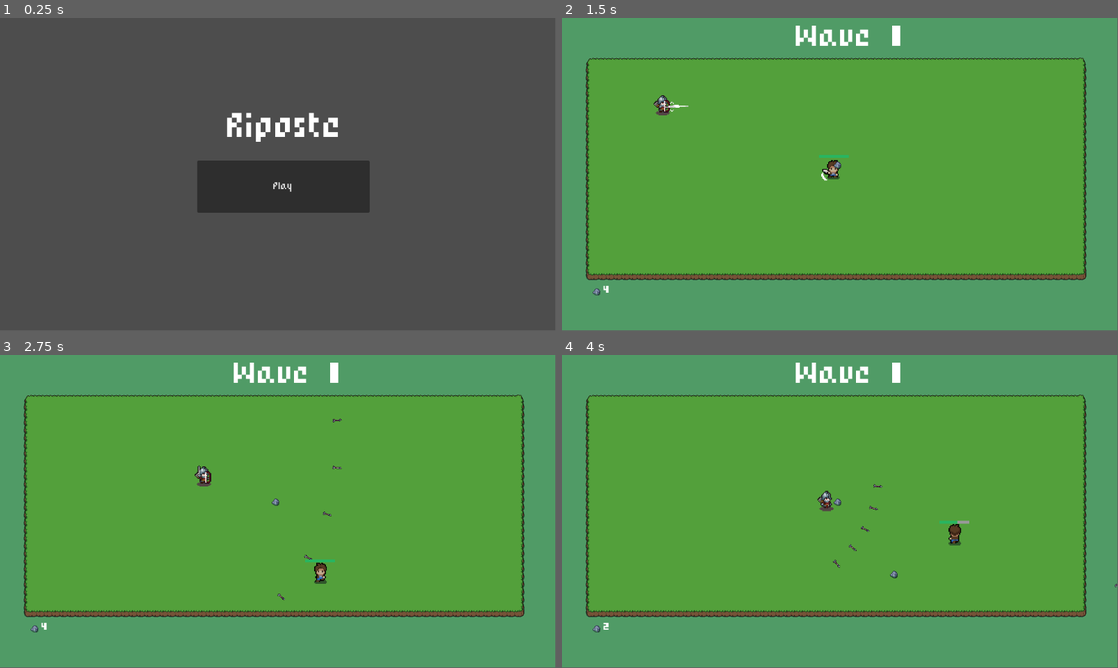
Above: before the commit, frames 1-4 (two rows, left to right).
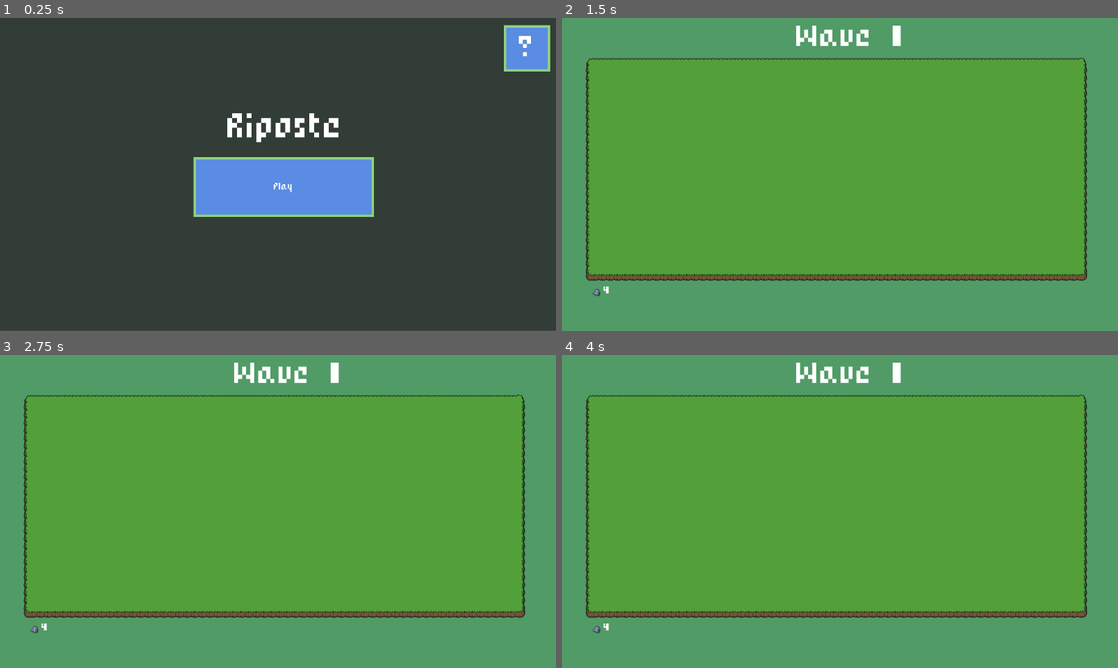
Above: after the commit, the same moments.

Repository: pradyumngoel/Riposte
Game: Godot game, scene res://scenes/start_screen.tscn
The game is run twice, just before and just after one commit, with the same random seed, the same clock (stepped at 60 frames per second) and the same inputs.
Inputs (mouse positions are in pixels of both pictures, inside the frame that each line leads up to):
- Up to frame 1 (0.25 s): no input
- Up to frame 2 (1.5 s): click "Play" at 0.5 s; tap Enter (ui_accept) at 1.25 s; move the mouse to (962, 158) at 1.27 s; hold D (right) from 1.28 s (still down); click (962, 158) at 1.35 s
- Up to frame 3 (2.75 s): tap Enter (ui_accept) at 1.52, 2.27 s; move the mouse to (166, 527) at 2.02 s; release D (right) at 2.03 s; hold S (down) from 2.03 s (still down); right-click (166, 527) at 2.1 s
- Up to frame 4 (4 s): move the mouse to (895, 442) at 2.77 s; release S (down) at 2.78 s; hold D (right) 2.78-3.53 s; click (895, 442) at 2.85 s; move the mouse to (812, 574) at 3.52 s; hold W (up) from 3.53 s (still down); right-click (812, 574) at 3.6 s; tap Enter (ui_accept) at 3.77 s
In our replay, the window is 799x449 before the commit and 800x450 after it. These sizes can differ from the game's own. Grey fills any space a smaller window leaves; there, only what the larger window draws over its background counts as a difference.

The runs differ from the first frame. In frame 1, 99% of the frame differs, in the area x 0-100%, y 0-100%; in frame 2, 2.2%; in frame 3, 2.2%; in frame 4, 2.3%.
Error after the commit: Parse Error: Expected closing ")" after call arguments. (res://scripts/world.gd:22)

Commit message:
Added Quality of Life stuff

Diff:
--- /dev/null
+++ b/panel_base.tres
@@ -0,0 +1,13 @@
+[gd_resource type="StyleBoxFlat" format=3 uid="uid://dblt7l2vf3g4f"]
+
+[resource]
+bg_color = Color(0.34902, 0.54902, 0.886275, 1)
+border_width_left = 5
+border_width_top = 5
+border_width_right = 5
+border_width_bottom = 5
+border_color = Color(0.564706, 0.823529, 0.486275, 1)
+expand_margin_left = 8.0
+expand_margin_top = 8.0
+expand_margin_right = 8.0
+expand_margin_bottom = 8.0
--- /dev/null
+++ b/panel_hovered.tres
@@ -0,0 +1,4 @@
+[gd_resource type="StyleBoxFlat" format=3 uid="uid://c08i5om5s0gkl"]
+
+[resource]
+bg_color = Color(0.615686, 0.741176, 0.956863, 1)
--- a/project.godot
+++ b/project.godot
@@ -10,7 +10,7 @@
 
 [application]
 
-config/name="Riposte"
+config/name="RiposteGit"
 config/description="A	game where you have no power of your own but must others powers back onto them
 Left mouse: Place spike
 Right mouse: Parry
@@ -25,36 +25,47 @@
 
 Global="*res://scripts/global.gd"
 
+[display]
+
+window/size/mode=3
+window/stretch/mode="viewport"
+
 [input]
 
 up={
 "deadzone": 0.5,
 "events": [Object(InputEventKey,"resource_local_to_scene":false,"resource_name":"","device":-1,"window_id":0,"alt_pressed":false,"shift_pressed":false,"ctrl_pressed":false,"meta_pressed":false,"pressed":false,"keycode":0,"physical_keycode":87,"key_label":0,"unicode":119,"echo":false,"script":null)
+, Object(InputEventKey,"resource_local_to_scene":false,"resource_name":"","device":0,"window_id":0,"alt_pressed":false,"shift_pressed":false,"ctrl_pressed":false,"meta_pressed":false,"pressed":false,"keycode":0,"physical_keycode":4194320,"key_label":0,"unicode":0,"echo":false,"script":null)
 ]
 }
 left={
 "deadzone": 0.5,
 "events": [Object(InputEventKey,"resource_local_to_scene":false,"resource_name":"","device":-1,"window_id":0,"alt_pressed":false,"shift_pressed":false,"ctrl_pressed":false,"meta_pressed":false,"pressed":false,"keycode":0,"physical_keycode":65,"key_label":0,"unicode":97,"echo":false,"script":null)
+, Object(InputEventKey,"resource_local_to_scene":false,"resource_name":"","device":0,"window_id":0,"alt_pressed":false,"shift_pressed":false,"ctrl_pressed":false,"meta_pressed":false,"pressed":false,"keycode":0,"physical_keycode":4194319,"key_label":0,"unicode":0,"echo":false,"script":null)
 ]
 }
 down={
 "deadzone": 0.5,
 "events": [Object(InputEventKey,"resource_local_to_scene":false,"resource_name":"","device":-1,"window_id":0,"alt_pressed":false,"shift_pressed":false,"ctrl_pressed":false,"meta_pressed":false,"pressed":false,"keycode":0,"physical_keycode":83,"key_label":0,"unicode":115,"echo":false,"script":null)
+, Object(InputEventKey,"resource_local_to_scene":false,"resource_name":"","device":0,"window_id":0,"alt_pressed":false,"shift_pressed":false,"ctrl_pressed":false,"meta_pressed":false,"pressed":false,"keycode":0,"physical_keycode":4194322,"key_label":0,"unicode":0,"echo":false,"script":null)
 ]
 }
 right={
 "deadzone": 0.5,
 "events": [Object(InputEventKey,"resource_local_to_scene":false,"resource_name":"","device":-1,"window_id":0,"alt_pressed":false,"shift_pressed":false,"ctrl_pressed":false,"meta_pressed":false,"pressed":false,"keycode":0,"physical_keycode":68,"key_label":0,"unicode":100,"echo":false,"script":null)
+, Object(InputEventKey,"resource_local_to_scene":false,"resource_name":"","device":0,"window_id":0,"alt_pressed":false,"shift_pressed":false,"ctrl_pressed":false,"meta_pressed":false,"pressed":false,"keycode":0,"physical_keycode":4194321,"key_label":0,"unicode":0,"echo":false,"script":null)
 ]
 }
 rmb={
 "deadzone": 0.5,
 "events": [Object(InputEventMouseButton,"resource_local_to_scene":false,"resource_name":"","device":-1,"window_id":0,"a …(253 unchanged characters)…
+, Object(InputEventKey,"resource_local_to_scene":false,"resource_name":"","device":-1,"window_id":0,"alt_pressed":false,"shift_pressed":false,"ctrl_pressed":false,"meta_pressed":false,"pressed":false,"keycode":0,"physical_keycode":69,"key_label":0,"unicode":101,"echo":false,"script":null)
 ]
 }
 lmb={
 "deadzone": 0.5,
 "events": [Object(InputEventMouseButton,"resource_local_to_scene":false,"resource_name":"","device":-1,"window_id":0,"a …(253 unchanged characters)…
+, Object(InputEventKey,"resource_local_to_scene":false,"resource_name":"","device":-1,"window_id":0,"alt_pressed":false,"shift_pressed":false,"ctrl_pressed":false,"meta_pressed":false,"pressed":false,"keycode":0,"physical_keycode":82,"key_label":0,"unicode":114,"echo":false,"script":null)
 ]
 }
 
--- a/scenes/start_screen.tscn
+++ b/scenes/start_screen.tscn
@@ -1,20 +1,34 @@
-[gd_scene load_steps=3 format=3 uid="uid://gc7so26gi605"]
+[gd_scene load_steps=4 format=3 uid="uid://gc7so26gi605"]
 
 [ext_resource type="Script" path="res://scripts/start_screen.gd" id="1_sfcl4"]
 [ext_resource type="FontFile" uid="uid://b7ykq8mnp88t6" path="res://pixel_rpg.ttf" id="2_ifk7o"]
+[ext_resource type="Theme" uid="uid://bx7s8dex6xyrr" path="res://theme.tres" id="3_dddr1"]
 
 [node name="startScreen" type="Node2D"]
 script = ExtResource("1_sfcl4")
 
-[node name="Button" type="Button" parent="."]
+[node name="ColorRect" type="ColorRect" parent="."]
+offset_right = 1152.0
+offset_bottom = 647.0
+color = Color(0.192157, 0.239216, 0.211765, 1)
+
+[node name="Control" type="Control" parent="."]
+z_index = 5
+layout_mode = 3
+anchors_preset = 0
+offset_right = 40.0
+offset_bottom = 40.0
+
+[node name="Button" type="Button" parent="Control"]
 offset_left = 409.0
 offset_top = 296.0
 offset_right = 767.0
 offset_bottom = 404.0
+theme = ExtResource("3_dddr1")
 theme_override_fonts/font = ExtResource("2_ifk7o")
 text = "Play"
 
-[node name="Label" type="Label" parent="."]
+[node name="Label" type="Label" parent="Control"]
 offset_left = 394.0
 offset_top = 197.0
 offset_right = 789.0
@@ -25,4 +39,50 @@
 "
 horizontal_alignment = 1
 
-[connection signal="pressed" from="Button" to="." method="_on_button_pressed"]
+[node name="help" type="Label" parent="Control"]
+layout_mode = 1
+anchors_preset = 8
+anchor_left = 0.5
+anchor_top = 0.5
+anchor_right = 0.5
+anchor_bottom = 0.5
+offset_left = 1032.0
+offset_top = 3.0
+offset_right = 1112.0
+offset_bottom = 83.0
+grow_horizontal = 2
+grow_vertical = 2
+mouse_filter = 0
+theme = ExtResource("3_dddr1")
+theme_override_fonts/font = ExtResource("2_ifk7o")
+theme_override_font_sizes/font_size = 50
+text = "?"
+horizontal_alignment = 1
+vertical_alignment = 1
+
+[node name="helpText" type="Label" parent="Control"]
+visible = false
+offset_left = 113.0
+offset_top = 87.0
+offset_right = 1024.0
+offset_bottom = 549.0
+theme = ExtResource("3_dddr1")
+theme_override_colors/font_color = Color(1, 1, 1, 1)
+theme_override_fonts/font = ExtResource("2_ifk7o")
+theme_override_font_sizes/font_size = 25
+text = "You are stuck in a post-apocalyptic world
+The only weapon you have is your trusty parry
+
+Movement: W,A,S,D or Arrow keys
+Parry: Right click or E
+Area Parry: Space
+Place obstacle: Left click or R
+
+*You may only parry the moment the attack is
+about to hit you"
+horizontal_alignment = 1
+vertical_alignment = 1
+
+[connection signal="pressed" from="Control/Button" to="." method="_on_button_pressed"]
+[connection signal="mouse_entered" from="Control/help" to="." method="_on_help_mouse_entered"]
+[connection signal="mouse_exited" from="Control/help" to="." method="_on_help_mouse_exited"]
--- a/scenes/win_screen.tscn
+++ b/scenes/win_screen.tscn
@@ -1,20 +1,25 @@
-[gd_scene load_steps=3 format=3 uid="uid://dtve6mk883gqn"]
+[gd_scene load_steps=4 format=3 uid="uid://dtve6mk883gqn"]
 
 [ext_resource type="Script" path="res://scripts/win_screen.gd" id="1_jikyw"]
+[ext_resource type="Theme" uid="uid://bx7s8dex6xyrr" path="res://theme.tres" id="2_2gcbx"]
 [ext_resource type="FontFile" uid="uid://b7ykq8mnp88t6" path="res://pixel_rpg.ttf" id="2_wpfty"]
 
 [node name="winScreen" type="Node2D"]
 script = ExtResource("1_jikyw")
 
-[node name="Button" type="Button" parent="."]
-offset_left = 373.0
-offset_top = 307.0
-offset_right = 786.0
-offset_bottom = 422.0
-theme_override_fonts/font = ExtResource("2_wpfty")
-text = "Play Again"
+[node name="ColorRect" type="ColorRect" parent="."]
+offset_right = 1156.0
+offset_bottom = 671.0
+color = Color(0.192157, 0.239216, 0.211765, 1)
 
-[node name="Label" type="Label" parent="."]
+[node name="Control" type="Control" parent="."]
+z_index = 5
+layout_mode = 3
+anchors_preset = 0
+offset_right = 40.0
+offset_bottom = 40.0
+
+[node name="Label" type="Label" parent="Control"]
 offset_left = 438.0
 offset_top = 227.0
 offset_right = 720.0
@@ -23,4 +28,19 @@
 theme_override_font_sizes/font_size = 50
 text = "YOU WIN!"
 
-[connection signal="pressed" from="Button" to="." method="_on_button_pressed"]
+[node name="Button" type="Button" parent="Control"]
+offset_left = 373.0
+offset_top = 307.0
+offset_right = 786.0
+offset_bottom = 422.0
+theme = ExtResource("2_2gcbx")
+theme_override_colors/font_color = Color(1, 1, 1, 1)
+theme_override_colors/font_pressed_color = Color(1, 1, 1, 1)
+theme_override_colors/font_hover_color = Color(1, 1, 1, 1)
+theme_override_colors/font_focus_color = Color(1, 1, 1, 1)
+theme_override_colors/font_hover_pressed_color = Color(1, 1, 1, 1)
+theme_override_colors/font_disabled_color = Color(1, 1, 1, 1)
+theme_override_fonts/font = ExtResource("2_wpfty")
+text = "Play Again"
+
+[connection signal="pressed" from="Control/Button" to="." method="_on_button_pressed"]
--- a/scripts/start_screen.gd
+++ b/scripts/start_screen.gd
@@ -1,4 +1,11 @@
 extends Node2D
+
+@onready var help = $Control/help
+@onready var help_text = $Control/helpText
+@onready var panel = $Control/Panel
+
+const PANEL_BASE = preload("res://panel_base.tres")
+const PANEL_HOVERED = preload("res://panel_hovered.tres")
 
 func _on_button_pressed():
 	Global.levelNumber = 1
@@ -6,3 +13,9 @@
 	Global.died = false
 	Global.spikes = 4
 	get_tree().change_scene_to_file("res://scenes/world.tscn")
+
+func _on_help_mouse_entered():
+	help_text.show()
+
+func _on_help_mouse_exited():
+	help_text.hide()
--- a/scripts/world.gd
+++ b/scripts/world.gd
@@ -12,13 +12,15 @@
 var enemy = preload("res://scenes/enemy.tscn")
 
 var spawns;
-var levels = [1, 6, 4, 6, 1, 4, 6, 4, 1, 0]
+var levels = [4, 6, 0]#, 6, 1, 4, 6, 4, 1, 0]
 var enemies = []
 
 var player = preload("res://scenes/player.tscn")
 var playerInstance
 
 func _ready():
+	OS.set_window_title(ProjectSettings.get_setting("application/config/name") + " without debug :-)"
+
 	spawns = [spawn1, spawn2, spawn3, spawn4, spawn5, spawn6]
 	playerInstance = player.instantiate()
 	add_child(playerInstance)
--- /dev/null
+++ b/theme.tres
@@ -0,0 +1,80 @@
+[gd_resource type="Theme" load_steps=7 format=3 uid="uid://bx7s8dex6xyrr"]
+
+[ext_resource type="StyleBox" uid="uid://dblt7l2vf3g4f" path="res://panel_base.tres" id="1_pejjd"]
+[ext_resource type="StyleBox" uid="uid://c08i5om5s0gkl" path="res://panel_hovered.tres" id="2_nese4"]
+[ext_resource type="FontFile" uid="uid://b7ykq8mnp88t6" path="res://pixel_rpg.ttf" id="3_ux8n8"]
+
+[sub_resource type="StyleBoxFlat" id="StyleBoxFlat_nhyud"]
+bg_color = Color(0.34902, 0.54902, 0.886275, 1)
+border_width_left = 5
+border_width_top = 5
+border_width_right = 5
+border_width_bottom = 5
+border_color = Color(0.564706, 0.823529, 0.486275, 1)
+expand_margin_left = 8.0
+expand_margin_top = 8.0
+expand_margin_right = 8.0
+expand_margin_bottom = 8.0
+
+[sub_resource type="StyleBoxFlat" id="StyleBoxFlat_3oywd"]
+bg_color = Color(0.454902, 0.631373, 0.92549, 0.74902)
+border_width_left = 5
+border_width_top = 5
+border_width_right = 5
+border_width_bottom = 5
+border_color = Color(0.564706, 0.823529, 0.486275, 1)
+expand_margin_left = 8.0
+expand_margin_top = 8.0
+expand_margin_right = 8.0
+expand_margin_bottom = 8.0
+
+[sub_resource type="StyleBoxFlat" id="StyleBoxFlat_lim4g"]
+bg_color = Color(0.227451, 0.427451, 0.768627, 1)
+border_width_left = 5
+border_width_top = 5
+border_width_right = 5
+border_width_bottom = 5
+border_color = Color(0.564706, 0.823529, 0.486275, 1)
+expand_margin_left = 8.0
+expand_margin_top = 8.0
+expand_margin_right = 8.0
+expand_margin_bottom = 8.0
+
+[resource]
+default_font = ExtResource("3_ux8n8")
+Button/colors/font_color = Color(1, 1, 1, 1)
+Button/colors/font_disabled_color = Color(1, 1, 1, 1)
+Button/colors/font_focus_color = Color(1, 1, 1, 1)
+Button/colors/font_hover_color = Color(1, 1, 1, 1)
+Button/colors/font_hover_pressed_color = Color(1, 1, 1, 1)
+Button/colors/font_outline_color = Color(0, 0, 0, 1)
+Button/colors/font_pressed_color = Color(0, 0, 0, 1)
+Button/colors/icon_disabled_color = Color(0, 0, 0, 1)
+Button/colors/icon_focus_color = Color(0, 0, 0, 1)
+Button/colors/icon_hover_color = Color(0, 0, 0, 1)
+Button/colors/icon_hover_pressed_color = Color(0, 0, 0, 1)
+Button/colors/icon_normal_color = Color(0, 0, 0, 1)
+Button/colors/icon_pressed_color = Color(0, 0, 0, 1)
+Button/constants/h_separation = 0
+Button/constants/icon_max_width = 0
+Button/constants/outline_size = 0
+Button/font_sizes/font_size = 16
+Button/fonts/font = ExtResource("3_ux8n8")
+Button/styles/disabled = SubResource("StyleBoxFlat_nhyud")
+Button/styles/focus = SubResource("StyleBoxFlat_3oywd")
+Button/styles/hover = ExtResource("2_nese4")
+Button/styles/normal = ExtResource("1_pejjd")
+Button/styles/pressed = SubResource("StyleBoxFlat_lim4g")
+Label/colors/font_color = Color(1, 1, 1, 1)
+Label/colors/font_outline_color = Color(0, 0, 0, 1)
+Label/colors/font_shadow_color = Color(0, 0, 0, 1)
+Label/constants/line_spacing = 0
+Label/constants/outline_size = 0
+Label/constants/shadow_offset_x = 0
+Label/constants/shadow_offset_y = 0
+Label/constants/shadow_outline_size = 0
+Label/font_sizes/font_size = 16
+Label/fonts/font = ExtResource("3_ux8n8")
+Label/styles/normal = ExtResource("1_pejjd")
+Panel/styles/panel = ExtResource("1_pejjd")
+Panel/styles/panel_hovered = ExtResource("2_nese4")
Not shown, changed: export_presets.cfg
Not shown: 2 places in scenes/world.tscn that only renumber resources
